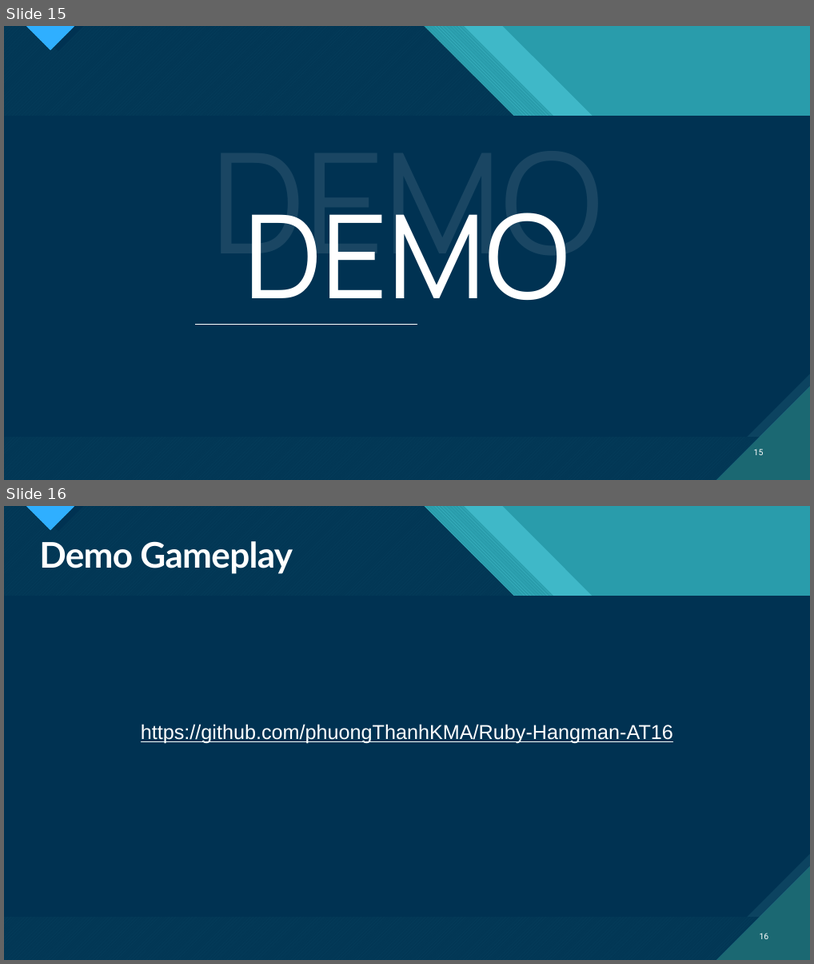
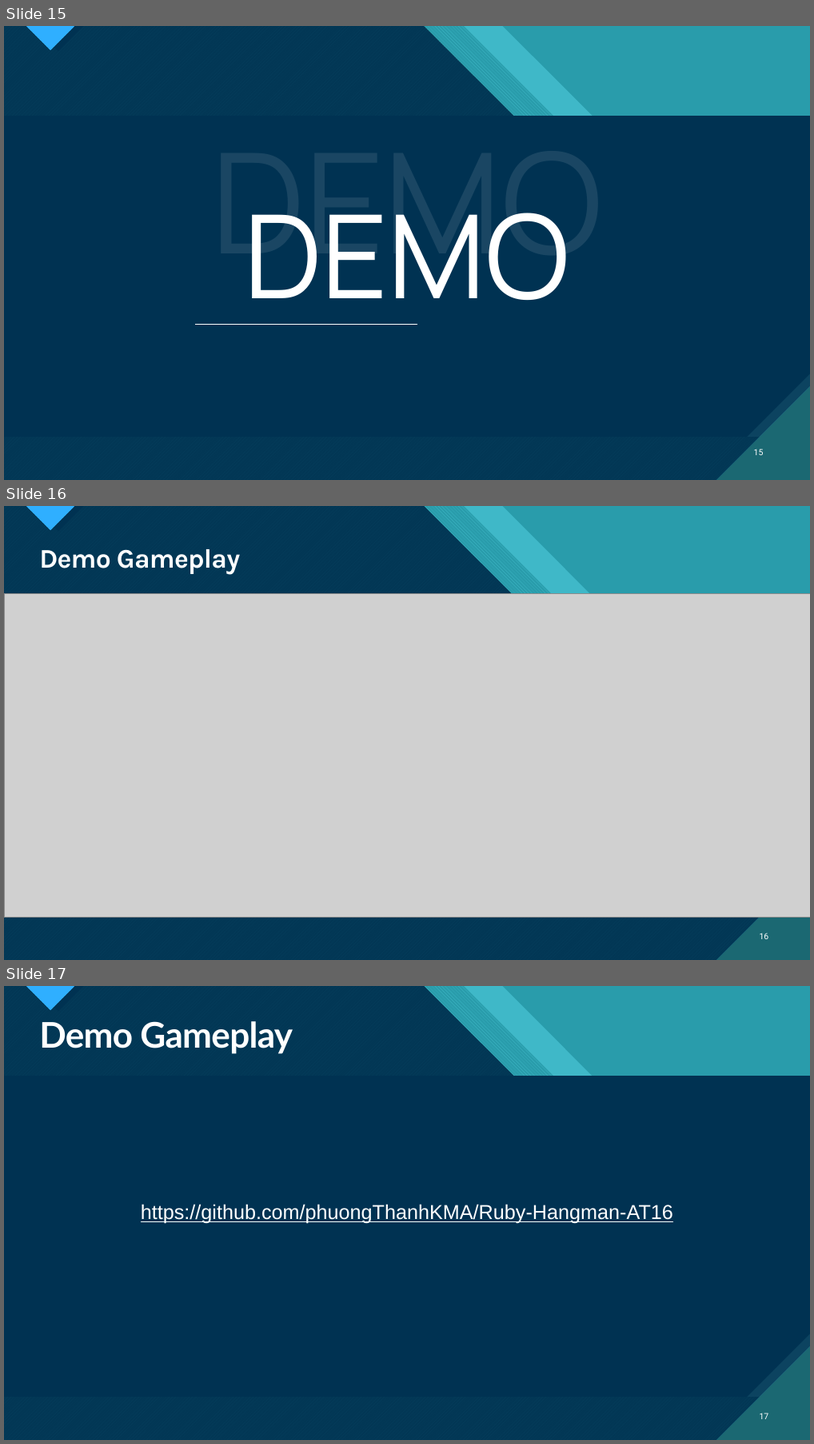
Before and after one commit to phuongThanhKMA/Ruby-Hangman-AT16, a slide deck: Presentation HangMan.pptx. Shown one above the other, each under a label of ours: slides 15 and 16 before the commit, slides 15, 16 and 17 after it. The pictures are 814x964 and 814x1444 pixels, drawn with LibreOffice and Linux fonts; fonts in the diff are those of the drawing; grey boxes stand for pictures. Boxes give left, top, right and bottom in pixels: in the first picture for what was removed or moved away, otherwise in the second. Text is boxed around its words. In the diff, an @@ line names an element or a change of style, - is before the commit and + after.

```diff
--- a/Presentation HangMan.pptx
+++ b/Presentation HangMan.pptx
@@ slide 16 added at box(4, 506, 810, 960), background #47C3D3; not listed: 17 template elements that a slide beside it also shows @@
@@ freeform shape added at box(4, 506, 810, 960), fill #003352 at 90% opacity @@
@@ title added at box(39, 549, 240, 575), 32 pt, text #FFFFFF, bold @@
+Demo Gameplay
@@ picture added at box(4, 594, 810, 917) @@
@@ page number added at box(760, 932, 770, 939), 10 pt, text #FFFFFF @@
+16
@@ what was slide 16 is now slide 17 @@
@@ page number at box(760, 1412, 770, 1419): text changed @@
-16
+17
```
